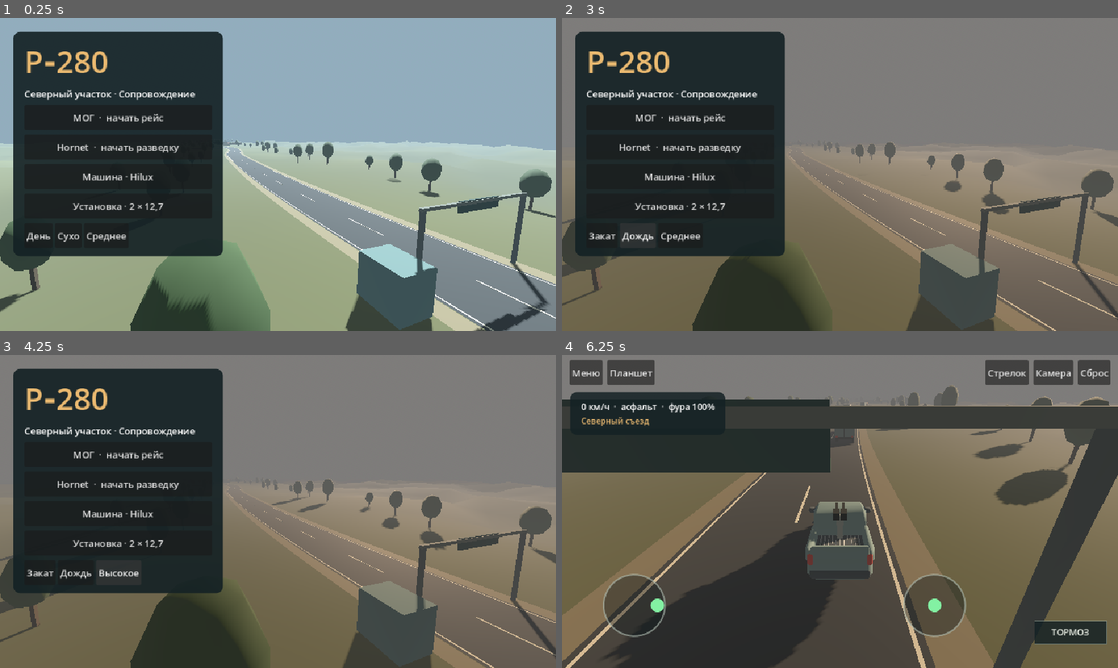
Above: before the commit, frames 1-4 (two rows, left to right).
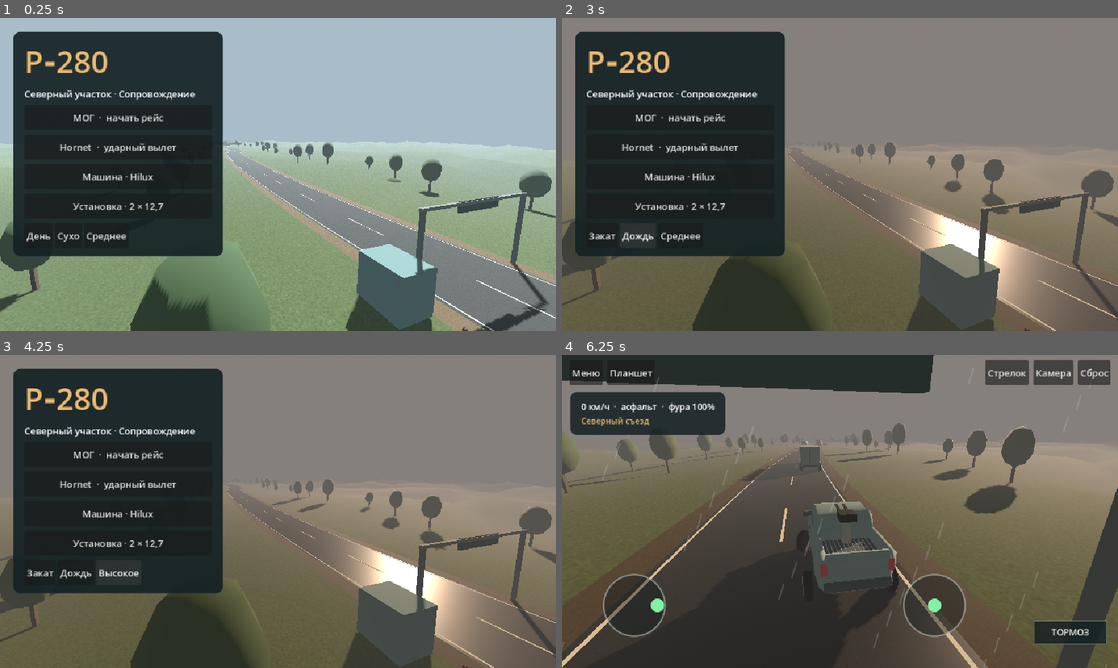
Above: after the commit, the same moments.

Repository: nazar593/R-280
Game: Godot game, scene res://main.tscn
Same seed, same stepped clock (60 frames per second), same inputs: the game is played once before the commit and once after it.
Inputs (mouse positions are in pixels of both pictures, inside the frame that each line leads up to):
- Up to frame 1 (0.25 s): no input
- Up to frame 2 (3 s): click (678, 146) at 0.5 s, where only the run after the commit has a clickable "Hornet · ударный вылет"; click "Меню" at 1.25 s; click "День" at 2 s; click "Сухо" at 2.75 s
- Up to frame 3 (4.25 s): click "Среднее" at 3.5 s
- Up to frame 4 (6.25 s): click "МОГ · начать рейс" at 4.25 s; click "Сброс" at 5 s; tap Enter at 5.75 s; move the mouse to (962, 495) at 5.77 s; hold D from 5.78 s (still down); tap G at 5.85 s; click (962, 495) at 5.92 s; tap Space at 6.02 s; tap F at 6.05 s

The runs differ from the first frame. In frame 1, 8.5% of the frame differs, in the area x 0-100%, y 40-100%; in frame 2, 4.5%; in frame 3, 4.5%; in frame 4, 43%, in the area x 0-100%, y 0-100%.

Commit message:
Fix independent road wheels and add Hornet strike mode with improved scenery

Diff:
--- a/GodotProject/fleet.gd
+++ b/GodotProject/fleet.gd
@@ -1,7 +1,8 @@
 extends RefCounted
 
 const PICKUP := preload("res://art/pickup.glb")
-const WHEEL := preload("res://art/wheel.glb")
+const TRACK_HALF := 1.16
+const TIRE_RADIUS := .405
 const HORNET := preload("res://art/hornet.glb")
 const OLIVE := Color("#646b4d")
 const DARK := Color("#242b2a")
@@ -36,6 +37,43 @@
 		terrain.block(pivot,Vector3(x,.84,.58),Vector3(.075,.075,1.13+profile*.22),DARK)
 	return pivot
 
+static func cylinder(parent: Node3D,radius: float,width: float,axis_x: float,material: Material) -> void:
+	var mesh := CylinderMesh.new()
+	mesh.top_radius = radius
+	mesh.bottom_radius = radius
+	mesh.height = width
+	mesh.radial_segments = 24
+	mesh.rings = 1
+	var surface := MeshInstance3D.new()
+	surface.mesh = mesh
+	surface.material_override = material
+	parent.add_child(surface)
+	surface.position.x = axis_x
+	surface.rotation.z = PI*.5
+
+static func tire(terrain: Node3D,parent: Node3D,side: float,radius: float,width: float,detailed := true) -> Node3D:
+	var wheel := Node3D.new()
+	wheel.name = "VisibleTire"
+	parent.add_child(wheel)
+	var rubber: Material = terrain.mat(Color("#222527"))
+	var face: Material = terrain.mat(Color("#353839"))
+	var steel: Material = terrain.mat(Color("#7c8589"))
+	var cap: Material = terrain.mat(Color("#464c51"))
+	if not detailed:
+		cylinder(wheel,radius,width,0,rubber)
+		cylinder(wheel,radius*.56,.045,side*width*.49,steel)
+		return wheel
+	cylinder(wheel,radius*.974,width*.72,0,rubber)
+	cylinder(wheel,radius,width*.54,0,rubber)
+	cylinder(wheel,radius*.923,width*.96,0,face)
+	cylinder(wheel,radius*.62,.027,side*width*.50,steel)
+	cylinder(wheel,radius*.34,.048,side*(width*.50+.012),cap)
+	for i in 5:
+		var angle := TAU*i/5.0
+		var center := Vector3(side*(width*.50+.03),cos(angle)*radius*.46,sin(angle)*radius*.46)
+		terrain.block(wheel,center,Vector3(.035,.046,.046),Color("#343a3e"))
+	return wheel
+
 static func player(terrain: Node3D,parent: Node3D,spawn: Transform3D,van: bool,profile: int) -> Dictionary:
 	var car := VehicleBody3D.new()
 	parent.add_child(car)
@@ -54,13 +92,14 @@
 	var gun := hull(terrain,body,van,profile)
 	for i in range(4):
 		var wheel := VehicleWheel3D.new()
-		car.add_child(wheel)
-		wheel.position = Vector3(-.92 if i%2==0 else .92,-.26,1.49 if i<2 else -1.49)
+		var side := -1.0 if i%2==0 else 1.0
+		wheel.name = ["FrontLeft","FrontRight","RearLeft","RearRight"][i]
+		wheel.position = Vector3(side*TRACK_HALF,-.26,1.55 if i<2 else -1.51)
 		wheel.use_as_steering = i<2
 		wheel.use_as_traction = true
-		var visual := WHEEL.instantiate() as Node3D
-		wheel.add_child(visual)
-		visual.scale = Vector3.ONE*1.20
+		# Godot registers the suspension connection at tree entry.
+		car.add_child(wheel)
+		tire(terrain,wheel,side,TIRE_RADIUS,.27)
 	return {"body":car,"gun":gun}
 
 static func aircraft(parent: Node3D) -> Dictionary:
--- a/GodotProject/freight.gd
+++ b/GodotProject/freight.gd
@@ -39,7 +39,7 @@
 	parent.add_child(root)
 	root.set_meta("freight",self)
 	root.set_meta("zone","cab")
-	var cab: Color = [Color("#d0cfc1"),Color("#a25d44"),Color("#537786")][id%3]
+	var cab: Color = [Color("#ddd8c7"),Color("#a25d44"),Color("#537786")][id%3]
 	road.block(root,Vector3(0,.7,0),Vector3(1.96,.36,5.78),DARK)
 	box_shape(root,Vector3(0,1.75,1.4),Vector3(2.43,2.43,2.3))
 	road.block(root,Vector3(0,1.75,1.4),Vector3(2.43,2.43,2.3),cab)
@@ -49,6 +49,9 @@
 	for side in [-1,1]:
 		road.block(root,Vector3(side*1.228,2.39,1.54),Vector3(.045,.60,1.36),GLASS)
 		road.block(root,Vector3(side*1.39,2.42,2.36),Vector3(.16,.39,.17),DARK)
+		road.block(root,Vector3(side*1.17,.80,.43),Vector3(.18,.21,.57),Color("#666e70"))
+		road.block(root,Vector3(side*1.23,1.42,1.50),Vector3(.049,.075,.38),DARK)
+		road.block(root,Vector3(side*1.258,.79,-1.84),Vector3(.075,.52,.11),DARK)
 		road.block(root,Vector3(side*.95,1.13,2.589),Vector3(.37,.22,.10),Color("#e6d4a3"))
 	var carrier := root
 	if not rigid:
@@ -91,7 +94,7 @@
 	for axle in [1.65,-1.30]:
 		add_axle(root,axle)
 	if rear:
-		for axle in [-6.42,-7.62]:
+		for axle in [-5.34,-6.59,-7.84]:
 			add_axle(rear,axle)
 	transform_at()
 	var fuel := Vector3(0,2.6,z)
@@ -99,17 +102,12 @@
 	flames = emitter(cargo,fuel,true)
 
 func add_axle(parent: Node3D,z: float) -> void:
-	for x in [-1.08,1.08]:
+	for side in [-1.0,1.0]:
 		var axle := Node3D.new()
 		parent.add_child(axle)
-		axle.position = Vector3(x,.47,z)
-		var tire := wheel_mesh(.47,.29,RUBBER)
-		axle.add_child(tire)
-		tire.rotation.z = PI*.5
-		var hub := wheel_mesh(.248,.33,Color("#a1a8a1"))
-		axle.add_child(hub)
-		hub.rotation.z = PI*.5
-		tires.append(axle)
+		axle.position = Vector3(side*1.225,.47,z)
+		var tire := preload("res://fleet.gd").tire(road,axle,side,.47,.32,false)
+		tires.append(tire)
 
 func wheel_mesh(radius: float,width: float,color: Color) -> MeshInstance3D:
 	var mesh := CylinderMesh.new()
--- a/GodotProject/hud.gd
+++ b/GodotProject/hud.gd
@@ -19,9 +19,17 @@
 var aircraft := Vector3.ZERO
 var map_info := ""
 var map_progress := ""
+var wet := false
+var attack := false
+var rain_clock := 0.0
 
 func _draw() -> void:
 	var mid := size*.5
+	if wet and controls_visible:
+		var streak := Color("#c9deed35")
+		for i in 34:
+			var p := Vector2(fposmod(i*163.72+rain_clock*185,size.x),fposmod(i*83.7+rain_clock*720,size.y))
+			draw_line(p,p+Vector2(-8,26),streak,1.1,true)
 	if tablet:
 		draw_tablet()
 		return
@@ -30,7 +38,7 @@
 		draw_line(mid-Vector2(size.x*.34,0),mid-Vector2(56,0),GREEN,2,true)
 		draw_line(mid+Vector2(56,0),mid+Vector2(size.x*.34,0),GREEN,2,true)
 		draw_arc(p,19,0,TAU,40,GREEN,1.8,true)
-		crosshair(p,9,GREEN)
+		crosshair(p,9,GOLD if attack else GREEN)
 	if gun_reticle:
 		draw_arc(mid,14,0,TAU,32,GOLD,1.7,true)
 		crosshair(mid,6,GOLD)
--- a/GodotProject/main.gd
+++ b/GodotProject/main.gd
@@ -6,7 +6,7 @@
 const Fleet := preload("res://fleet.gd")
 const Freight := preload("res://freight.gd")
 const LOADOUTS := ["2 × 12,7","20 мм","23 мм"]
-const SKY := [Color("#92adbd"),Color("#b39b85"),Color("#26374c")]
+const SKY := [Color("#a8bdc9"),Color("#c8a58b"),Color("#26374c")]
 const RETICLE := Color("#87f2a0")
 const AMBER := Color("#eab970")
 var road: Terrain
@@ -56,6 +56,13 @@
 var quality_choice: Button
 var camera_button: Button
 var target_button: Button
+var drone_mode_button: Button
+var strike_mode := true
+var strike: Dictionary = {}
+var strike_origin := Vector3.ZERO
+var strike_destination := Vector3.ZERO
+var strike_progress := 0.0
+var redeploy := 0.0
 var seat_button: Button
 var status_panel: PanelContainer
 var hud: Hud
@@ -184,6 +191,9 @@
 	sunlight.shadow_enabled = quality>0
 	sunlight.directional_shadow_max_distance = 115 if quality>1 else 64
 	camera.far = [530,720,980][quality]
+	road.set_wet(wet)
+	if hud:
+		hud.wet = wet
 	if weather:
 		weather.text = "Дождь" if wet else "Сухо"
 		daylight.text = ["День","Закат","Ночь"][time_choice]
@@ -238,7 +248,7 @@
 	choices.add_child(title)
 	choices.add_child(label("Северный участок · Сопровождение",16))
 	button(choices,"МОГ  ·  начать рейс",start.bind("escort"))
-	button(choices,"Hornet  ·  начать разведку",start.bind("recon"))
+	button(choices,"Hornet  ·  ударный вылет",start.bind("recon"))
 	choice = button(choices,"Машина · Hilux",func():
 		van = not van
 		choice.text = "Машина · Буханка" if van else "Машина · Hilux")
@@ -266,6 +276,7 @@
 	notice.add_theme_color_override("font_outline_color",Color("#1c2328"))
 	notice.add_theme_constant_override("outline_size",5)
 	top.add_child(notice)
+	drone_mode_button = button(top,"Режим: удар",toggle_drone_mode)
 	seat_button = button(top,"Стрелок",toggle_seat)
 	camera_button = button(top,"Камера",toggle_camera)
 	button(top,"Сброс",reset_role)
@@ -299,6 +310,10 @@
 	time_run = 0
 	battery = 1
 	signal_strength = 1
+	strike_mode = true
+	strike.clear()
+	strike_progress = 0
+	redeploy = 0
 	mark_until = 0
 	yaw = 0
 	pitch = .16
@@ -343,9 +358,8 @@
 		Fleet.hull(road,ai,van,profile)
 		for x in [-.91,.91]:
 			for z in [-1.51,1.51]:
-				var wheel := Fleet.WHEEL.instantiate() as Node3D
-				ai.add_child(wheel)
-				wheel.position = Vector3(x,.36,z)
+				var wheel := Fleet.tire(road,ai,signf(x),Fleet.TIRE_RADIUS,.27,false)
+				wheel.position = Vector3(signf(x)*Fleet.TRACK_HALF,Fleet.TIRE_RADIUS,z)
 	else:
 		ai.add_child(Fleet.HORNET.instantiate())
 	menu.hide()
@@ -393,6 +407,7 @@
 	convoy.clear()
 	hazards.clear()
 	shots.clear()
+	strike.clear()
 	car = null
 	drone = null
 	rig = null
@@ -440,6 +455,10 @@
 		yaw = 0
 		pitch = .04 if seat==2 else .16
 
+func toggle_drone_mode() -> void:
+	if drone and strike.is_empty() and redeploy<=0:
+		strike_mode = not strike_mode
+
 func toggle_camera() -> void:
 	if active and rig:
 		seat = 1 if seat==0 else 0
@@ -455,6 +474,7 @@
 			KEY_V: toggle_camera()
 			KEY_C: toggle_seat()
 			KEY_F: action()
+			KEY_G: toggle_drone_mode()
 			KEY_R: reset_role()
 			KEY_ESCAPE:
 				if map_visible: toggle_map()
@@ -527,6 +547,9 @@
 	return get_world_3d().direct_space_state.intersect_ray(query)
 
 func step_drone(dt: float,move: Vector2) -> void:
+	if not strike.is_empty() or redeploy>0:
+		step_strike(dt)
+		return
 	var relay := ai.position+Vector3.UP*3.0
 	var desired := 1.0-smoothstep(280,640,drone.position.distance_to(relay))
 	if not ray(drone.position,relay).is_empty():
@@ -639,6 +662,8 @@
 		return
 	if drone:
 		cooldown = .70
+		if not strike.is_empty() or redeploy>0:
+			return
 		if signal_strength<.18:
 			tell("Связь с МОГ потеряна")
 			return
@@ -647,7 +672,7 @@
 		var radius := s.y*.21
 		var best := {}
 		for target in hazards:
-			if target.hp<=0 or target.mark: continue
+			if target.hp<=0 or (target.mark and not strike_mode): continue
 			var v: Vector3 = target.root.position+Vector3.UP
 			if camera.is_position_behind(v) or drone.position.distance_to(v)>300: continue
 			var gap := reticle.distance_to(camera.unproject_position(v))
@@ -658,6 +683,13 @@
 			radius = gap
 		if best.is_empty():
 			tell("Наведи камеру на оранжевый маяк")
+		elif strike_mode:
+			strike = best.duplicate()
+			strike["target_index"] = hazards.find(best)
+			strike_origin = drone.position
+			strike_destination = best.root.position+Vector3.UP*1.1
+			strike_progress = 0
+			tell("Атака")
 		else:
 			best.mark = true
 			play_sound(scan_clip,drone.position,-5)
@@ -675,6 +707,43 @@
 		shots.append({"p":muzzle,"v":direction*92.0+Vector3.UP*1.25,"ttl":1.5,"strength":[.21,.34,.5][profile],"trace_at":time_run})
 		play_sound(gun_clip,muzzle,-9)
 		alert_traffic(muzzle)
+
+func step_strike(dt: float) -> void:
+	if redeploy>0:
+		redeploy = maxf(0,redeploy-dt)
+		if redeploy<=0:
+			var insertion := road.pose(primary.distance-24,-2.5)
+			drone.transform = insertion.translated_local(Vector3(0,22,0))
+			drone.velocity = Vector3.ZERO
+			yaw = drone.rotation.y
+			pitch = .16
+			battery = 1.0
+			signal_strength = 1.0
+			drone_motor.play()
+			tell("Новый Hornet в воздухе")
+		return
+	strike_progress = minf(1,strike_progress+dt/1.65)
+	var eased := strike_progress*strike_progress
+	var point := strike_origin.lerp(strike_destination,eased)+Vector3.UP*sin(eased*PI)*2.6
+	var offset := point-drone.position
+	if offset.length_squared()>.0001:
+		yaw = atan2(offset.x,offset.z)
+		pitch = clampf(-atan2(offset.y,Vector2(offset.x,offset.z).length()),-.6,1.12)
+		drone.rotation.y = yaw
+		drone_skin.rotation.x = pitch
+	drone.position = point
+	rotor.rotate_z(dt*72)
+	drone_motor.pitch_scale = 1.08+strike_progress*.45
+	if strike_progress>=1:
+		var entry := hazards[int(strike.target_index)]
+		if entry.hp>0:
+			damage_hazard(entry,1.0)
+		else:
+			burst(strike_destination)
+		strike.clear()
+		redeploy = 2.5
+		drone_motor.stop()
+		tell("Hornet потерян · новый вылет")
 
 func step_shots(dt: float) -> void:
 	for i in range(shots.size()-1,-1,-1):
@@ -733,18 +802,34 @@
 func burst(point: Vector3) -> void:
 	var p := OmniLight3D.new()
 	p.light_color = Color("#ffaf66")
-	p.light_energy = 3.1
-	p.omni_range = 10
+	p.light_energy = 5.2
+	p.omni_range = 18
 	arena.add_child(p)
 	p.position = point
 	get_tree().create_timer(.095).timeout.connect(p.queue_free)
 	play_sound(hit_clip,point,-9)
 	var smoke: CPUParticles3D = primary.emitter(arena,point,false)
 	smoke.one_shot = true
-	smoke.amount = 13
+	smoke.amount = 24 if quality>0 else 14
+	smoke.lifetime = 3.1
+	smoke.initial_velocity_max = 8.2
+	smoke.scale_amount_max = 2.05
 	smoke.explosiveness = 1
 	smoke.emitting = true
 	smoke.finished.connect(smoke.queue_free)
+	var sparks: CPUParticles3D = primary.emitter(arena,point,true)
+	sparks.one_shot = true
+	sparks.amount = 26 if quality>0 else 13
+	sparks.lifetime = .62
+	sparks.explosiveness = 1
+	sparks.spread = 155
+	sparks.gravity = Vector3.DOWN*12
+	sparks.initial_velocity_min = 5
+	sparks.initial_velocity_max = 15
+	sparks.scale_amount_min = .12
+	sparks.scale_amount_max = .39
+	sparks.emitting = true
+	sparks.finished.connect(sparks.queue_free)
 
 func outcome(success: bool) -> void:
 	active = false
@@ -762,8 +847,11 @@
 	var forward := rig.global_basis.z.rotated(Vector3.UP,yaw if car else 0.0)
 	var look := (forward*cos(pitch)-Vector3.UP*sin(pitch-recoil*.07)).normalized()
 	if drone:
-		drone_skin.visible = seat==1
-		if seat==1:
+		drone_skin.visible = seat==1 and redeploy<=0
+		if redeploy>0.0:
+			camera.position = strike_destination+Vector3(7,4,-9)
+			camera.look_at(strike_destination)
+		elif seat==1:
 			var p := drone.position-forward*6.8+Vector3.UP*2.35
 			camera.position = camera.position.lerp(p,1.0-exp(-dt*9.0))
 			camera.look_at(drone.position)
@@ -772,7 +860,8 @@
 			camera.look_at(camera.position+look)
 	elif seat==0:
 		var focus := car.position+Vector3.UP*1.15
-		var wanted := focus-forward*7.75+Vector3.UP*(2.23+pitch*2.4)
+		var camera_side := Vector3.UP.cross(forward).normalized()
+		var wanted := focus-forward*7.25+camera_side*1.33+Vector3.UP*(1.83+pitch*2.4)
 		var occlusion := ray(focus,wanted)
 		if not occlusion.is_empty():
 			wanted = occlusion.position+occlusion.normal*.23
@@ -792,8 +881,13 @@
 	hud.cross_y = clampf((pitch-.16)*1.26,-.92,.92)
 	hud.tablet = map_visible
 	hud.role = role
+	hud.attack = strike_mode and drone!=null and redeploy<=0
+	hud.rain_clock = time_run
+	drone_mode_button.visible = drone!=null
+	drone_mode_button.text = "Режим: удар" if strike_mode else "Режим: разведка"
+	target_button.disabled = not strike.is_empty() or redeploy>0
 	target_button.visible = active and not map_visible and (drone!=null or seat==2)
-	target_button.text = "Метка" if drone else "Огонь"
+	target_button.text = ("Удар" if strike_mode else "Метка") if drone else "Огонь"
 	seat_button.visible = car!=null
 	seat_button.text = "Водитель" if seat==2 else "Стрелок"
 	if not primary:
@@ -813,7 +907,10 @@
 	if not active:
 		task.text = "Груз доставлен" if not primary.lost() else "Рейс сорван"
 	else:
-		task.text = "Возврат к точке связи" if drone and signal_strength<.13 else next_place
+		if redeploy>0:
+			task.text = "Новый вылет через %.1f с" % redeploy
+		else:
+			task.text = "Возврат к точке связи" if drone and signal_strength<.13 else next_place
 	if map_visible:
 		var truck_dots := PackedVector3Array()
 		var hazard_dots := PackedVector3Array()
@@ -843,6 +940,16 @@
 		push_error("Vehicle dynamics or traffic failed")
 		get_tree().quit(1)
 		return
+	for wheel in drivetrain.wheels:
+		if absf(wheel.position.x)<1.10 or wheel.get_node_or_null("VisibleTire")==null:
+			push_error("Pickup wheel %s misplaced: %s" % [wheel.name,wheel.position])
+			get_tree().quit(1)
+			return
+	for freight in convoy:
+		if freight.tires.size()!=(4 if freight.rigid else 10):
+			push_error("Tractor or trailer wheel count failed")
+			get_tree().quit(1)
+			return
 	toggle_seat()
 	var part: Freight = convoy[1]
 	part.damage("tire",.61)
@@ -872,8 +979,33 @@
 		push_error("Disconnected tablet leaked telemetry")
 		get_tree().quit(1)
 		return
+	toggle_map()
+	left = Vector2.ZERO
+	var first := hazards[0]
+	var aim_at: Vector3 = first.root.position+Vector3.UP
+	drone.position = aim_at+Vector3(0,11,-38)
+	signal_strength = 1
+	await get_tree().physics_frame
+	camera.position = drone.position
+	camera.look_at(aim_at)
+	hud.cross_y = 0
+	action()
+	if strike.is_empty():
+		push_error("Hornet failed to start strike")
+		get_tree().quit(1)
+		return
+	for i in 116: await get_tree().physics_frame
+	if first.hp != 0 or redeploy <= 0:
+		push_error("Hornet strike failed to disable its target")
+		get_tree().quit(1)
+		return
+	for i in 155: await get_tree().physics_frame
+	if redeploy>0 or not strike.is_empty():
+		push_error("Hornet replacement failed")
+		get_tree().quit(1)
+		return
 	for hazard in hazards:
-		damage_hazard(hazard,1)
+		if hazard.hp>0: damage_hazard(hazard,1)
 	primary.distance = road.plan.finish+1
 	await get_tree().physics_frame
 	await get_tree().process_frame
@@ -899,6 +1031,8 @@
 	left=Vector2.UP
 	await get_tree().create_timer(2.0).timeout
 	left=Vector2.ZERO
+	yaw = .81
+	await get_tree().create_timer(.48).timeout
 	await save_frame(folder,"02-mog.png")
 	start("recon")
 	drone.position=road.at(road.plan.start+105)+Vector3.UP*23
--- a/GodotProject/terrain.gd
+++ b/GodotProject/terrain.gd
@@ -8,6 +8,8 @@
 var points := PackedVector3Array()
 var arc_lengths := PackedFloat32Array()
 var ground_noise := FastNoiseLite.new()
+var asphalt_material: StandardMaterial3D
+var verge_materials: Array[StandardMaterial3D] = []
 var materials := {}
 
 func build() -> void:
@@ -28,9 +30,9 @@
 	ground_noise.seed = 280
 	ground_noise.frequency = .012
 	ground()
-	ribbon("Асфальт", -4.15,4.15,0.0, Color("#3f4344"),true)
-	ribbon("Гравий слева",-5.5,-4.15,-0.03,Color("#877e63"),true)
-	ribbon("Гравий справа",4.15,5.5,-0.03,Color("#877e63"),true)
+	ribbon("Асфальт", -4.15,4.15,0.0, Color("#a5a5a0"),true)
+	ribbon("Гравий слева",-5.5,-4.15,-0.03,Color("#ae9c78"),true)
+	ribbon("Гравий справа",4.15,5.5,-0.03,Color("#ae9c78"),true)
 	for side in [-1.0,1.0]:
 		ribbon("Краевая линия",side*3.88-0.06,side*3.88+0.06,0.014,Color("#ddd6bd"),false)
 	roadside()
@@ -136,7 +138,8 @@
 				var p := Vector3(x+offset.x,0,z+offset.y)
 				p.y = height_sample(p.x,p.z)
 				var shade := 0.5+ground_noise.get_noise_2d(p.x+45,p.z+20)*0.5
-				st.set_color(Color("#73744e").lerp(Color("#535941"),shade))
+				st.set_uv(Vector2(p.x,p.z)*.073)
+				st.set_color(Color("#c3c2a1").lerp(Color("#87927b"),shade))
 				st.add_vertex(p)
 	st.index()
 	st.generate_normals()
@@ -144,6 +147,8 @@
 	land.mesh = st.commit()
 	var m := StandardMaterial3D.new()
 	m.vertex_color_use_as_albedo = true
+	m.albedo_texture = preload("res://art/grass.jpg")
+	m.texture_filter = BaseMaterial3D.TEXTURE_FILTER_LINEAR_WITH_MIPMAPS_ANISOTROPIC
 	m.roughness = 1.0
 	land.material_override = m
 	add_child(land)
@@ -161,13 +166,22 @@
 		var p3 := b*Vector3(left,lift,0)
 		var p4 := b*Vector3(right,lift,0)
 		for p in [p1,p2,p3,p2,p4,p3]:
+			st.set_uv(Vector2(p.x,p.z)*.285)
 			st.add_vertex(p)
 	st.index()
 	st.generate_normals()
 	var piece := MeshInstance3D.new()
 	piece.name = label
 	piece.mesh = st.commit()
-	piece.material_override = mat(color)
+	var surface := mat(color).duplicate() as StandardMaterial3D
+	if label=="Асфальт":
+		asphalt_material = surface
+		surface.albedo_texture = preload("res://art/asphalt.jpg")
+	elif label.begins_with("Гравий"):
+		verge_materials.append(surface)
+		surface.albedo_texture = preload("res://art/gravel.jpg")
+	surface.texture_filter = BaseMaterial3D.TEXTURE_FILTER_LINEAR_WITH_MIPMAPS_ANISOTROPIC
+	piece.material_override = surface
 	piece.cast_shadow = GeometryInstance3D.SHADOW_CASTING_SETTING_OFF
 	add_child(piece)
 	if collide:
@@ -187,6 +201,8 @@
 
 func roadside() -> void:
 	var marks: Array[Transform3D] = []
+	var posts: Array[Transform3D] = []
+	var reflectors: Array[Transform3D] = []
 	var trunks: Array[Transform3D] = []
 	var crowns: Array[Transform3D] = []
 	var rng := RandomNumberGenerator.new()
@@ -200,6 +216,12 @@
 			p.y = terrain_height(p.x,p.z)
 			trunks.append(Transform3D(Basis.from_scale(Vector3(0.26,h*0.60,0.26)),p+Vector3.UP*(h*0.28)))
 			crowns.append(Transform3D(Basis.from_scale(Vector3(h*0.52,h*0.76,h*0.63)),p+Vector3.UP*(h*0.68)))
+		if d%4==3 and road.origin.y<.7:
+			for side in [-1,1]:
+				var p := at(d,side*5.81)
+				p.y = terrain_height(p.x,p.z)
+				posts.append(Transform3D(road.basis,p+Vector3.UP*.39))
+				reflectors.append(Transform3D(road.basis,p+Vector3.UP*.74))
 		if road.origin.y>1.6:
 			var p := road.origin
 			if d%3 == 0:
@@ -209,6 +231,12 @@
 	var dash := BoxMesh.new()
 	dash.size = Vector3(0.13,0.015,5.25)
 	batch(dash,marks,Color("#dfd8be"))
+	var bollard := BoxMesh.new()
+	bollard.size = Vector3(.13,.78,.12)
+	batch(bollard,posts,Color("#e5dfce"))
+	var reflector := BoxMesh.new()
+	reflector.size = Vector3(.14,.11,.13)
+	batch(reflector,reflectors,Color("#5f3635"))
 	batch(BoxMesh.new(),trunks,Color("#504434"))
 	var crown := SphereMesh.new()
 	crown.radial_segments = 7
@@ -234,3 +262,11 @@
 					solid(t*Vector3(x,2.55,0),Vector3(0.23,5.1,0.23),Color("#666e6c"),t.basis)
 				solid(t*Vector3(0,5.15,0),Vector3(10.4,0.20,0.22),Color("#777d75"),t.basis)
 				solid(t*Vector3(0,4.95,0),Vector3(3.9,0.73,0.13),Color("#435b56"),t.basis)
+
+func set_wet(wet: bool) -> void:
+	if asphalt_material:
+		asphalt_material.albedo_color = Color("#686d72") if wet else Color("#a5a5a0")
+		asphalt_material.roughness = .34 if wet else .91
+		asphalt_material.metallic_specular = .7 if wet else .38
+	for material in verge_materials:
+		material.albedo_color = Color("#82785e") if wet else Color("#ae9c78")
--- a/GodotProject/vehicle_dynamics.gd
+++ b/GodotProject/vehicle_dynamics.gd
@@ -23,13 +23,13 @@
 	body.center_of_mass_mode=RigidBody3D.CENTER_OF_MASS_MODE_CUSTOM
 	body.center_of_mass=Vector3(0,-0.10 if van else -0.18,0.08)
 	body.linear_damp=0.08
-	body.angular_damp=0.65
+	body.angular_damp=0.80
 	body.can_sleep=false
 	for child in body.get_children():
 		if child is VehicleWheel3D:
 			var wheel := child as VehicleWheel3D
 			wheels.append(wheel)
-			wheel.wheel_radius=0.43
+			wheel.wheel_radius=0.405
 			wheel.wheel_rest_length=0.30 if van else 0.27
 			wheel.suspension_travel=0.25
 			wheel.suspension_stiffness=30.0 if van else 27.0
@@ -51,6 +51,14 @@
 	var steer_limit := lerpf(0.52,0.16,smoothstep(3.0,24.0,speed))
 	steering=move_toward(steering,-move.x*steer_limit,dt*1.15)
 	body.steering=steering
+	for axle in [0,2]:
+		var left := wheels[axle]
+		var right := wheels[axle+1]
+		if left.is_in_contact() and right.is_in_contact():
+			var travel := (left.position.y-right.position.y)*body.mass*5.75
+			var up := body.global_basis.y
+			body.apply_force(-up*travel,left.global_position-body.global_position)
+			body.apply_force(up*travel,right.global_position-body.global_position)
 	surface=terrain.surface_at(body.position.x,body.position.z)
 	contact_count=0
 	var rolling := 0.0
Binary file added: GodotProject/art/asphalt.jpg
Binary file added: GodotProject/art/grass.jpg
Binary file added: GodotProject/art/gravel.jpg
Not shown, changed: GodotProject/export_presets.cfg
